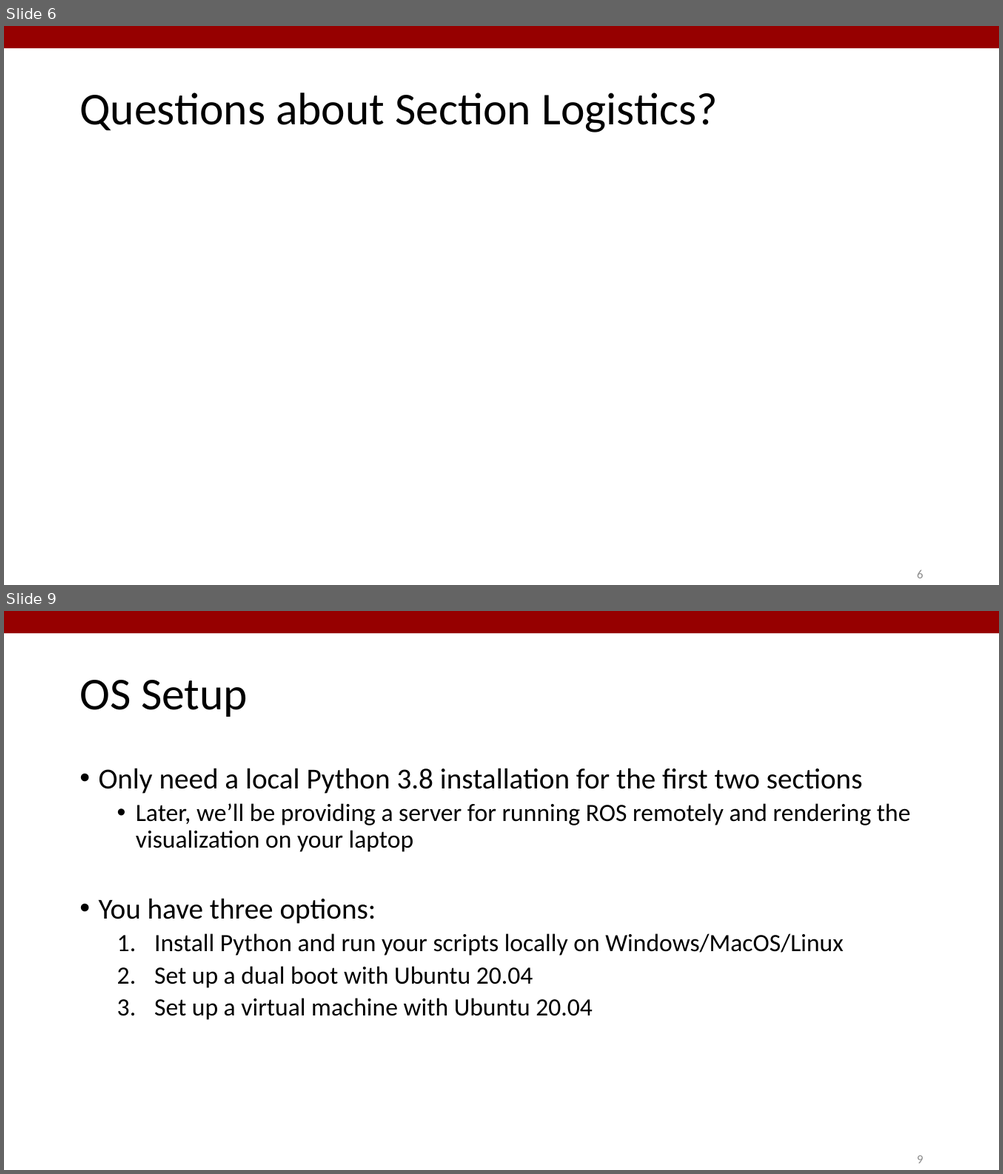
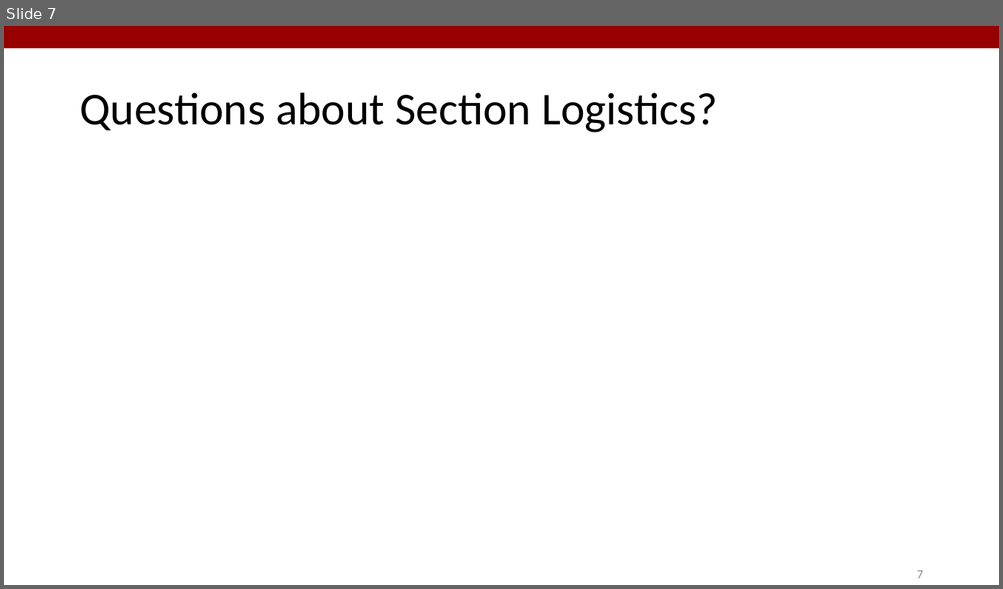
Before and after one commit to StanfordASL/PoRA-I-Sections, a slide deck: s1/slides/s1.pptx. Shown one above the other, each under a label of ours: slides 6 and 9 before the commit, slide 7 after it; the slides between them are not shown. The pictures are 1003x1174 and 1003x589 pixels, drawn with LibreOffice and Linux fonts; fonts in the diff are those of the drawing. Boxes give left, top, right and bottom in pixels: in the first picture for what was removed or moved away, otherwise in the second. Text is boxed around its words. In the diff, an @@ line names an element or a change of style, - is before the commit and + after.

```diff
--- a/s1/slides/s1.pptx
+++ b/s1/slides/s1.pptx
@@ slide 9 removed at (x1=4, y1=611, x2=999, y2=1170), background #FFFFFF; not listed: 1 template element that a slide beside it also shows @@
@@ text removed at (x1=79, y1=680, x2=247, y2=717) @@
-OS Setup
@@ text removed at (x1=99, y1=768, x2=910, y2=1020) @@
-• Only need a local Python 3.8 installation for the first two sections
-  • Later, we’ll be providing a server for running ROS remotely and rendering the visualization on your laptop
-• You have three options:
-  1. Install Python and run your scripts locally on Windows/MacOS/Linux
-  2. Set up a dual boot with Ubuntu 20.04
-  3. Set up a virtual machine with Ubuntu 20.04
@@ page number removed at (x1=916, y1=1156, x2=922, y2=1164) @@
-9
@@ what was slide 6 is now slide 7 @@
@@ page number at (x1=916, y1=571, x2=922, y2=579): text changed @@
-6
+7
```
Also in this commit, not shown: 7 slides changed, 3 slides added, 5 other slides removed, 4 other files.
